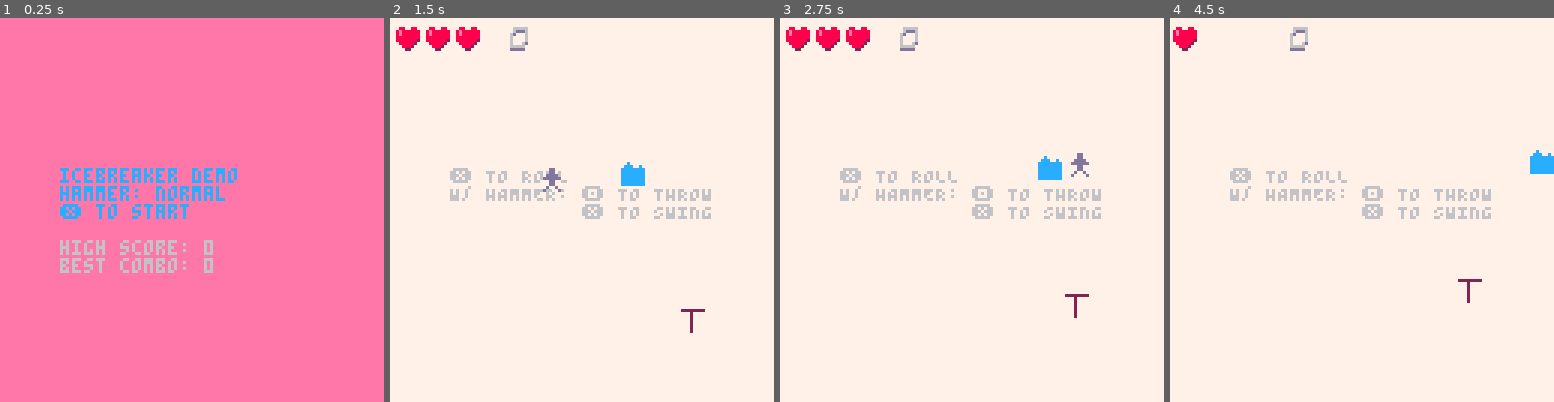
Above: before the commit, frames 1-4 (left to right).
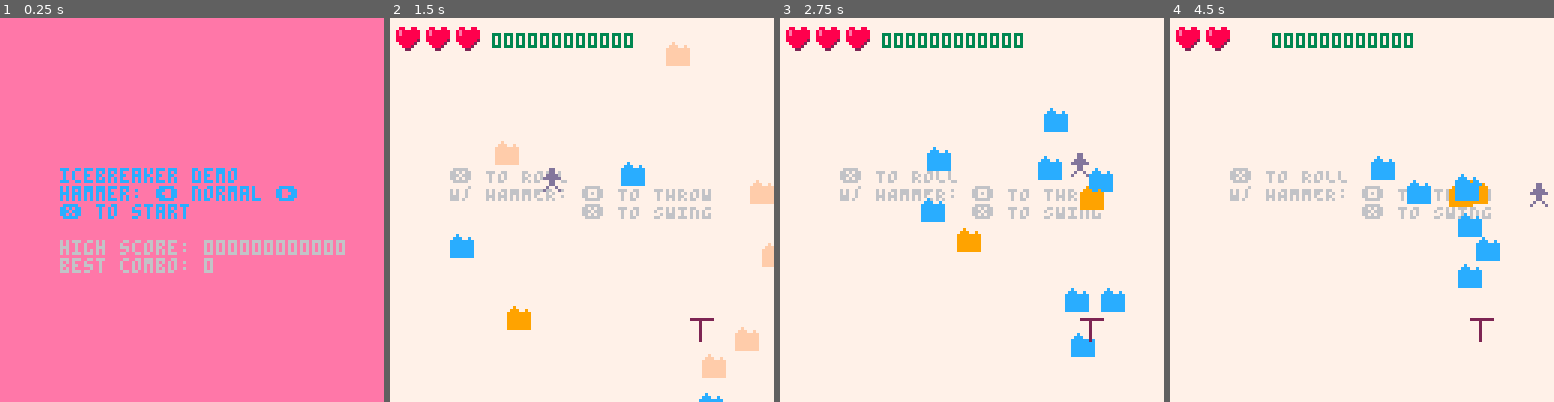
Above: after the commit, the same moments.

Repository: wsasaki01/icebreaker
Game: PICO-8 cartridge p2/icebreaker-p2.p8
The game is run twice, just before and just after one commit, with the same random seed, the same clock (stepped at 60 frames per second) and the same inputs.
Inputs:
- Up to frame 1 (0.25 s): no input
- Up to frame 2 (1.5 s): tap X (X key) at 0.33, 1.07 s; tap O (Z key) at 0.7 s
- Up to frame 3 (2.75 s): hold Right 1.6-2.1 s; tap O (Z key) at 1.7, 2.1, 2.5 s; tap X (X key) at 1.85 s; hold Up 2.15-2.42 s; hold Right from 2.47 s (still down)
- Up to frame 4 (4.5 s): tap O (Z key) every 0.4 s from 2.9 to 4.1 s; tap X (X key) at 2.97, 4.08 s; release Right at 3.03 s; hold Left 3.08-3.58 s; hold Down 3.63-3.97 s; hold Right from 4.02 s (still down)

The runs differ from the first frame. In frame 1, 1.4% of the frame differs, in the area x 40-90%, y 43-62%; in frame 2, 3.7%; in frame 3, 4.0%; in frame 4, 4.3%, in the area x 0-100%, y 2-85%.

Commit message:
Various changes

Diff:
--- a/p2/draw.lua
+++ b/p2/draw.lua
@@ -2,7 +2,7 @@
     if menu then
         cls(14)
         print("icebreaker demo", 20, 50, 12)
-        print("hammer: "..h_types[h_type])
+        print("hammer: ⬅️ "..h_types[h_type].." ➡️")
         print("❎ to start\n")
         print("high score: "..tostr(h_score), 6)
         print("best combo: "..tostr(h_combo))
@@ -64,10 +64,10 @@
         end
         print("hold ❎ to retry", 26, 36, 7)
         print("THIS GAME:", 14)
-        print("score:      "..tostr(p.score))
+        print("score:      "..remove_zero(format_score(p.score1, p.score2, p.score3)))
         print("best combo: "..tostr(p.combo_rec))
         print("ALL-TIME:", 12)
-        print("high score: "..tostr(h_score))
+        print("high score: "..tostr(remove_zero(h_score)))
         print("best combo: "..tostr(h_combo))
     end
 end
--- a/p2/enemy.lua
+++ b/p2/enemy.lua
@@ -41,7 +41,7 @@
                 end
 
                 if flag then
-                    p.score+=flr(100*speed/(e_s_min+e_range)*p.multi)
+                    p:increase_score(flr(100*speed/(e_s_min+e_range)*p.multi))
                     p.multi+=0.1
                     p.multi=ceil(p.multi*10)/10
                     p.combo_cnt=p.combo_fr
--- a/p2/init.lua
+++ b/p2/init.lua
@@ -1,13 +1,16 @@
 function _init()
     _g = _ENV
+
+    thing1 = "000000000011"
+    thing2 = "000000000010"
 
     menu = true
     play = false
     retry = false
 
     cartdata("someguy17-icebreaker-p2")
-    h_score = dget(0)
-    h_combo = dget(1)
+    h_score = format_score(dget(0), dget(1), dget(2))
+    h_combo = dget(3)
 
     p = {}
     h = {}
--- a/p2/player.lua
+++ b/p2/player.lua
@@ -3,7 +3,8 @@
         s = 1, temp_s = 0, -- sprite
         x = 50, xw = 8,
         y = 50, yw = 8,
-        score = 0, multi = 1, combo_rec = 0,
+        score1 = 0, score2 = 0, score3 = 0,
+        multi = 1, combo_rec = 0,
         health = 3, max_health = 3,
 
         combo_cnt = 0,
@@ -99,9 +100,12 @@
                 if _g.hs == 0 then
                     _g.play = false
                     _g.retry = true
-                    if p.score > h_score then
-                        h_score = p.score
-                        dset(0, p.score)
+                    local score = _g.format_score(score1, score2, score3)
+                    if check_high_score(score, _g.h_score) then
+                        _g.h_score = score
+                        dset(0, score1)
+                        dset(1, score2)
+                        dset(2, score3)
                     end
                 end
             end
@@ -154,6 +158,10 @@
             end
         end,
 
+        score = function(_ENV)
+            return format_score(score1, score2, score3)
+        end,
+
         combo = function(_ENV)
             if combo_cnt != 0 then
                 combo_cnt-=1
@@ -164,10 +172,23 @@
 
                 if combo_rec > h_combo then
                     h_combo = combo_rec
-                    dset(1, combo_rec)
+                    dset(3, combo_rec)
                 end
                 multi=1
             end
-        end
+        end,
+
+        increase_score = function(_ENV, int)
+            score1 += int
+            if (score1>9999) then
+                score2+=1
+                score1-=9999
+            end
+
+            if (score2>9999) then
+                score3+=1
+                score2-=9999
+            end
+        end,
     }, {__index=_ENV})
 end
--- a/p2/setup.lua
+++ b/p2/setup.lua
@@ -1,6 +1,6 @@
 function start_game()
     p = create_player()
-    h = create_weapon()
+    h = create_weapon(h_type)
 
     e_cnt = e_init_cnt
     attacks = {}
@@ -10,21 +10,35 @@
 
     sh_str1 = 0
     sh_str2 = 0
+end
 
-    force_queue = setmetatable({
-        q = {},
-        enqueue = function(_ENV, item)
-            add(q, item)
-        end,
-        dequeue = function(_ENV)
-            if #q == 0 then
-                return -1
-            else
-                local out = q[1]
-                del(q, out)
-                return out
-            end
+function format_score(s1, s2, s3)
+    local out = ""
+    local scores = {s3, s2, s1}
+    for score in all(scores) do
+        for i=1, 4-#tostr(score) do
+            out=out.."0"
         end
+        out=out..tostr(score)
+    end
+    return out
+end
 
-    }, {__index=_ENV})
+function remove_zero(score)
+    while score[1] == "0" do
+        score = sub(score, 2)
+    end
+    if (score == "") score = "0"
+    return score
 end
+
+function check_high_score(current, record)
+    for i=1, 12 do
+        if tonum(current[i]) < tonum(record[i]) then
+            return false
+        elseif tonum(current[i]) > tonum(record[i]) then
+            return true
+        end
+    end
+    return false
+end
--- a/p2/ui.lua
+++ b/p2/ui.lua
@@ -5,14 +5,8 @@
 end
 
 function score()
-    local score = tostr(flr(p.score))
-    local pos = 32
-    local cnt = 0
-    for char in all(score) do
-        cnt += 1
-        local digit = tonum(char)
-        spr(64+digit, pos+7*cnt, 3)
-    end
+    local score = format_score(p.score1, p.score2, p.score3)
+    print(score, 34, 5, 3)
 
     if p.multi != 1 then
         spr(75, 33, 15)
--- a/p2/update.lua
+++ b/p2/update.lua
@@ -39,6 +39,7 @@
             end
 
             -- difficulty scaling
+            --[[
             if 200 < p.score and p.score <= 500 then
                 e_cnt = 3
             elseif 1000 < p.score and p.score <= 1500 then
@@ -51,7 +52,8 @@
                 e_cnt = 9
             elseif 4000 < p.score then
                 e_cnt = 10
-            end
+            end--]]
+            e_cnt = 10
 
             -- roll movement
             if p.rolling then
--- a/p2/weapon.lua
+++ b/p2/weapon.lua
@@ -1,5 +1,6 @@
-function create_weapon()
+function create_weapon(type)
     return setmetatable({
+        type = type,
         s = 3,
         x = 100, xw = 8,
         y = 100, yw = 8,
@@ -25,6 +26,11 @@
         end,
 
         move = function(_ENV)
+            move_normal(_ENV)
+            if (type==2) move_magnet(_ENV)
+        end,
+
+        move_normal = function(_ENV)
             d = atan2(path.x, path.y)
 
             local destx = x+cos(d)*v
@@ -55,7 +61,9 @@
             end
 
             v*=0.8
+        end,
 
+        move_magnet = function(_ENV)
             if magnet_v > _g.h_magnet_v_min then
                 local mag_d = atan2(p.x-x, p.y-y)
                 x+=cos(mag_d)*magnet_v
@@ -69,15 +77,38 @@
         end,
 
         check = function(_ENV)
+            if (v <= 1) v = 0
+
             local coll = collide(
                 p.x, p.y, p.xw, p.yw,
                 x, y, xw, yw
             )
 
-            if v <= 1 then
-                v = 0
+            if (type==1) check_normal(_ENV, coll)
+            if (type==2) check_magnet(_ENV, coll)
+        end,
+
+        check_normal = function(_ENV, coll)
+            if v <= _g.h_v_min or (coll and v<1) then
+                thrown = false
+
+                if hit_cnt >= hit_sign_lim then
+                    create_hit_sign(last_hit.x+4, last_hit.y+4, hit_cnt)
+                end
+                hit_cnt = 0
+
+                if coll then
+                    equipped = true
+                    p.s = 4
+                    _g.throw_stick = true
+                    sfx(1)
+                end
+            else
+                thrown = true
             end
+        end,
 
+        check_magnet = function(_ENV, coll)
             if (v <= _g.h_v_min and magnet_v <= _g.h_magnet_v_min) or (coll) then
                 thrown = false
                 magnet_v = _g.h_magnet_v_min
@@ -90,12 +121,13 @@
                 if coll then
                     equipped = true
                     p.s = 4
-                    throw_stick = true
+                    _g.throw_stick = true
                     sfx(1)
                 end
             elseif (v+magnet_v)/2 > 1 then
                 thrown = true
             end
-        end,
+        end
+
     }, {__index = _ENV})
 end
